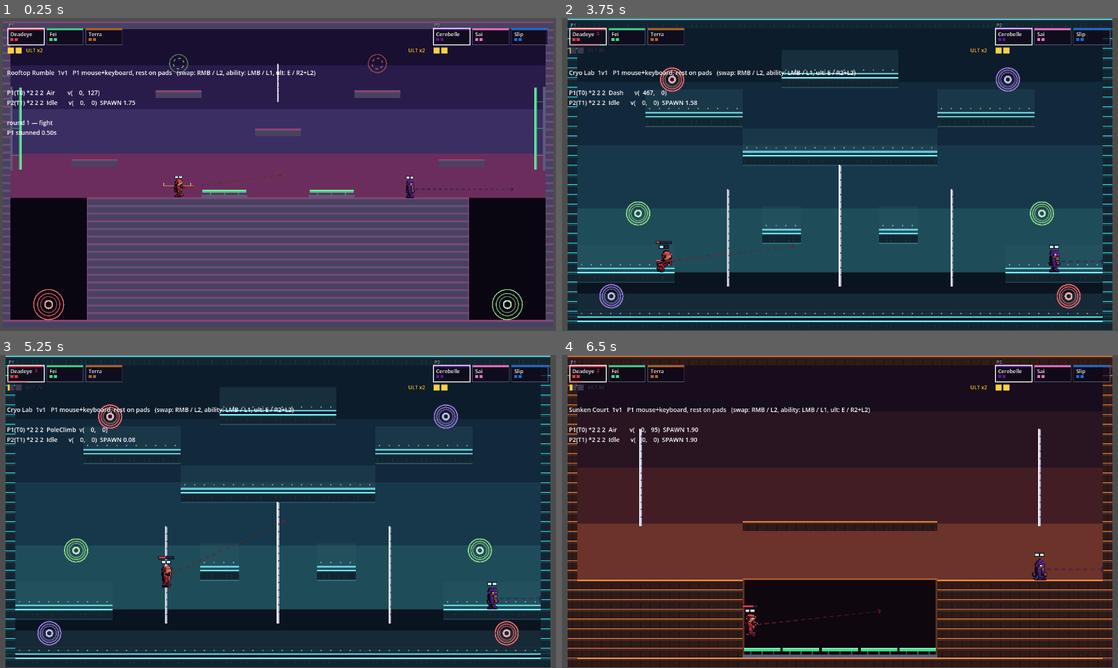
Above: before the commit, frames 1-4 (two rows, left to right).
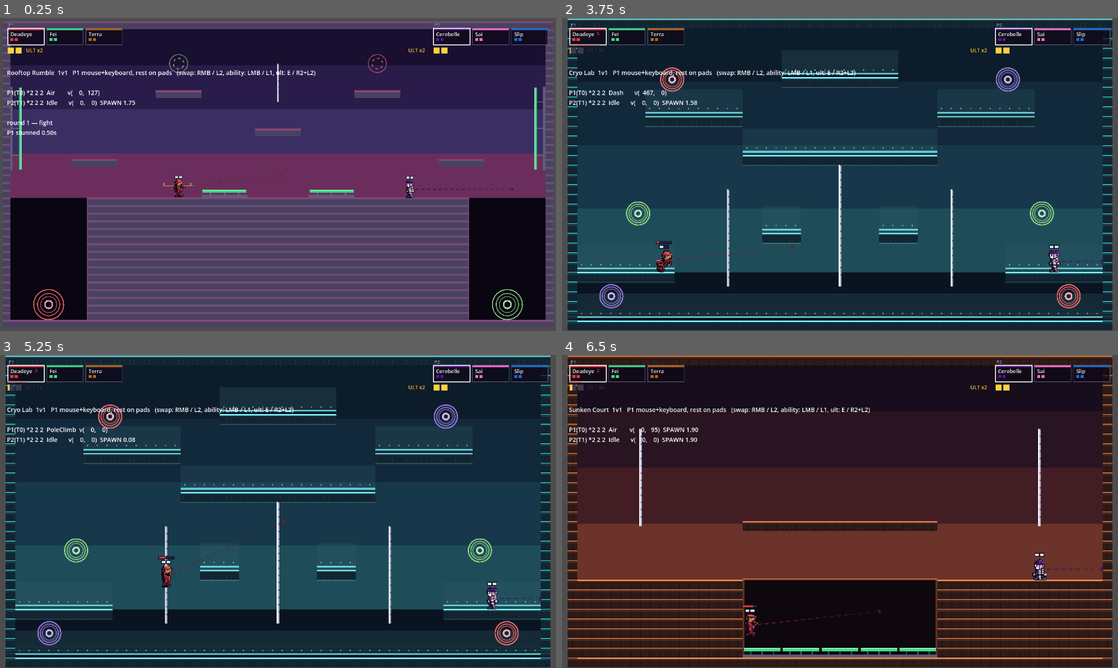
Above: after the commit, the same moments.

Repository: evanli02/stomp-fight-prototype
Game: Godot game, scene res://tests/terrain_harness.tscn
The game is run twice, just before and just after one commit, with the same random seed, the same clock (stepped at 60 frames per second) and the same inputs. This scene is started directly instead of the project's main scene.
Inputs (mouse positions are in pixels of both pictures, inside the frame that each line leads up to):
- Up to frame 1 (0.25 s): no input
- Up to frame 2 (3.75 s): tap Enter at 0.5 s; move the mouse to (962, 158) at 0.52 s; hold Right 0.53-1.25 s; tap Keypad Enter at 0.6 s; click (962, 158) at 0.67 s; tap Space (p0_jump) at 0.77 s; drag from (728, 190) to (973, 183) at 1.27 s; move the mouse to (895, 105) at 2.02 s; hold Left 2.03-2.75 s; tap E at 2.1 s; drag from (812, 237) to (756, 146) at 2.77 s; move the mouse to (1006, 221) at 3.52 s; hold Right from 3.53 s (still down); tap Shift at 3.6 s
- Up to frame 3 (5.25 s): tap Space (p0_jump) at 3.77 s; release Right at 4.25 s; drag from (111, 464) to (166, 577) at 4.27 s; move the mouse to (305, 511) at 5.02 s; hold Right from 5.03 s (still down); tap Keypad Enter at 5.1 s; click (305, 511) at 5.17 s
- Up to frame 4 (6.5 s): release Right at 5.75 s; drag from (756, 433) to (1056, 589) at 5.77 s

The runs differ from the first frame. In frame 1, less than 0.1% of the frame differs, in the area x 32-75%, y 52-58%; in frame 2, less than 0.1%, in the area x 18-90%, y 74-82%; in frame 3, less than 0.1%; in frame 4, less than 0.1%.

Commit message:
fix: sleepers bounce on springs; voodoo's windows are exclusive; art pass
Sleep + springs: the Sleeping state pinned velocity.y on the floor the way
Idle and Run do, so a launch applied to a grounded sleeper was erased before
it moved anyone - the CLAUDE.md grounded-launch trap arriving through the
sleep redirect. A sleeper in Sunken Court's spring pit just stood on the
springs. Only a resting or falling body is pinned now; a launched one keeps
its rise and arcs, still asleep.

Voodoo: ability 10s -> 8s and a little slower (1.5 -> 1.32 run). The two
windows are now exclusive - the ability is refused while Phantom runs, and
casting Phantom over a live ignition extinguishes it (buffs revoked, aura
freed) and puts it back on a full cooldown. The ultimate's aura is the
INVERSE of his accent, so it is green and matches the negative skin he wears;
the ability keeps the purple, and colour alone now says which is running.

Art: two eyes on every hero, in five per-hero styles (sharp squint, almond
with lashes, wide, calm half-lid, masked glow) - a single eye read as a pure
profile and made every face identical. Deadeye's augment takes the near eye
only so it reads as an implant; Sai's visor gains slits; Vesper's mask lights
both. New accent_tint knob keeps an accent out of the suit ramp: Vesper is
now genuinely BLACK with pink as trim and eye-glow rather than washed pink.
Cerebelle is white-plated with a dark violet accent and long hair (slimmer
build + silhouette do the work a 3px face cannot). Terra to a true dark
brown, Kid to a brighter orange, Voodoo brighter purple, Fei paler skin,
Saint warmed to cream so he and Cerebelle do not read as one white hero.

Co-Authored-By: Claude Fable 5 <noreply@anthropic.com>

Diff:
--- a/src/heroes/abilities/voodoo_phantom.gd
+++ b/src/heroes/abilities/voodoo_phantom.gd
@@ -28,6 +28,13 @@
 const PHANTOM_FRAMES: String = "res://src/heroes/resources/frames/voodoo_phantom_frames.tres"
 
 func _execute(_aim: Vector2) -> void:
+	# Phantom supersedes Soul Ignition rather than stacking with it: an active
+	# ignition is put out on the spot and sent back to a full cooldown, so the
+	# two windows can never overlap and there is only ever one aura on him.
+	var basic := player.equipped_ability()
+	if basic is VoodooSoulIgnition:
+		(basic as VoodooSoulIgnition).extinguish()
+
 	player.grant_speed_buff(speed_mult, duration)
 	player.grant_dash_buff(dash_mult, duration)
 	player.begin_phasing(duration)
@@ -37,7 +44,14 @@
 	player.spawn_effect(aura)
 	# Intensity 2 is what makes the ultimate read angrier than the ability —
 	# same aura, more of it, taller and denser.
-	aura.attach(player, duration, &"surge", _accent(), 2.0)
+	aura.attach(player, duration, &"surge", _phantom_accent(), 2.0)
 
 func _accent() -> Color:
 	return player.hero.accent_color if player.hero != null else Color(0.75, 0.37, 1.0)
+
+## The ultimate's aura is the INVERSE of his accent — green, matching the
+## negative skin he is wearing for the window. His ability keeps the ordinary
+## purple, so at a glance the colour alone says which of the two is running.
+func _phantom_accent() -> Color:
+	var base := _accent()
+	return Color(1.0 - base.r, 1.0 - base.g, 1.0 - base.b).lightened(0.3)
--- a/src/heroes/abilities/voodoo_soul_ignition.gd
+++ b/src/heroes/abilities/voodoo_soul_ignition.gd
@@ -12,15 +12,14 @@
 ## resets their 3 s slow. Both fall out of max-refresh, which is the same rule
 ## stuns use.
 
-## The window. Doubled from the first cut (owner pass 2026-07-28), and the
-## cooldown doubled with it — a long, committed transformation rather than a
+## The window, on a long cooldown — a committed transformation rather than a
 ## frequent sip.
-@export var duration: float = 10.0
-## Run-speed-cap multiplier while ignited. Significantly stronger than the
-## first cut: ignited Voodoo should visibly outrun everyone.
-@export var speed_mult: float = 1.5
+@export var duration: float = 8.0
+## Run-speed-cap multiplier while ignited. Strong, but the ultimate has to have
+## somewhere left to go, so the ability sits below it.
+@export var speed_mult: float = 1.32
 ## Movement-impulse multiplier while ignited.
-@export var impulse_mult: float = 1.35
+@export var impulse_mult: float = 1.3
 ## The touch: knockback magnitude, away from Voodoo's centre.
 @export var contact_knockback: float = 420.0
 ## The touch: slow and impair on the enemy. Both, with one tag — the spec asks
@@ -30,14 +29,36 @@
 @export var contact_impair_mult: float = 0.6
 @export var contact_slow_time: float = 3.0
 
+## The aura this cast is wearing, so the ultimate can put it out (see
+## extinguish). Held rather than left to its own timer: the two windows must
+## never be on screen together, or the purple and green rings overlap and
+## neither says anything.
+var _aura: HeroAura = null
+
+## Refused while Phantom is running. The ultimate IS this ability turned up —
+## letting both run would stack two speed buffs into a number nothing catches,
+## and would put two auras on one body.
+func _can_fire() -> bool:
+	return player.phasing_remaining <= 0.0
+
 func _execute(_aim: Vector2) -> void:
 	player.grant_speed_buff(speed_mult, duration)
 	player.grant_impulse_buff(impulse_mult, duration)
 	player.begin_contact_debuff(contact_knockback, contact_slow_mult,
 		contact_impair_mult, contact_slow_time, duration, &"ignite")
-	var aura := HeroAura.new()
-	player.spawn_effect(aura)
-	aura.attach(player, duration, &"surge", _accent(), 1.0)
+	_aura = HeroAura.new()
+	player.spawn_effect(_aura)
+	_aura.attach(player, duration, &"surge", _accent(), 1.0)
+
+## Put the ignition out mid-window. Called by Phantom, which supersedes it: the
+## buffs go, the aura goes, and the ability is put back on a full cooldown so
+## superseding it costs the cast rather than banking it.
+func extinguish() -> void:
+	if _aura != null and is_instance_valid(_aura):
+		_aura.queue_free()
+	_aura = null
+	player.clear_movement_buffs()
+	_start_cooldown()
 
 func _accent() -> Color:
 	return player.hero.accent_color if player.hero != null else Color(0.75, 0.37, 1.0)
--- a/src/heroes/resources/voodoo.tres
+++ b/src/heroes/resources/voodoo.tres
@@ -8,10 +8,10 @@
 [resource]
 script = ExtResource("1")
 hero_name = "Voodoo"
-accent_color = Color(0.74902, 0.372549, 1, 1)
+accent_color = Color(0.792157, 0.360784, 1, 1)
 ability_cooldown = 18.0
-ability_text = "Soul Ignition: ignite for a long window - much faster run, bigger jump, dash and slide jump. Touching an enemy knocks them back and slows their whole kit for 3s."
-ultimate_text = "Phantom: ignite completely - fastest run and dash in the game (jump untouched) - and become a ghost who passes through bodies, stunning enemies passed through for 2s. A head is still a head: falling through one is a stomp."
+ability_text = "Soul Ignition: ignite for 8s - faster run, bigger jump, dash and slide jump, purple flames. Touching an enemy knocks them back and slows their whole kit for 3s."
+ultimate_text = "Phantom: ignite completely in green - fastest run and dash in the game (jump untouched) - and become a ghost who passes through bodies, stunning enemies passed through for 2s. Ends Soul Ignition and locks it out. A head is still a head: falling through one is a stomp."
 sprite_frames = ExtResource("2")
 ability_scene = ExtResource("3")
 ultimate_scene = ExtResource("4")
--- a/src/player/player.gd
+++ b/src/player/player.gd
@@ -268,6 +268,19 @@
 	impulse_buff_mult = maxf(impulse_buff_mult, mult)
 	impulse_buff_remaining = maxf(impulse_buff_remaining, dur)
 
+## Drop every movement buff window at once. Used when one window supersedes
+## another (Voodoo's ultimate replacing his ability) — this takes back something
+## the player was GIVEN, so it is deliberately not part of clear_all_debuffs,
+## which only undoes what was done TO them.
+func clear_movement_buffs() -> void:
+	speed_buff_mult = 1.0
+	speed_buff_remaining = 0.0
+	impulse_buff_mult = 1.0
+	impulse_buff_remaining = 0.0
+	dash_buff_mult = 1.0
+	dash_buff_remaining = 0.0
+	_end_contact_window()
+
 func grant_dash_buff(mult: float, dur: float) -> void:
 	## Lengthens dashes only; jumps and wall jumps are untouched. Same refresh
 	## rule as every buff: strongest and longest, never additive.
--- a/src/player/states/sleeping.gd
+++ b/src/player/states/sleeping.gd
@@ -21,7 +21,15 @@
 	player.momentum_charge = 0.0
 
 func physics_update(delta: float) -> void:
-	if player.is_on_floor():
+	# A launch survives the sleep. Springs, Mason's block and Siku's pillar all
+	# set an upward velocity and then ask for Air — and while asleep that
+	# request is redirected back here (Player.request_state), so this state
+	# inherits the grounded-launch trap from CLAUDE.md's checklist: pinning
+	# velocity.y on the floor the way Idle and Run do would erase the launch
+	# before it ever moved anyone, and a sleeper in Sunken Court's spring pit
+	# would just stand on the springs. Only a body that is resting or already
+	# falling gets pinned; a launched one keeps its rise and arcs under gravity.
+	if player.is_on_floor() and player.velocity.y >= 0.0:
 		player.velocity.y = 0.0
 	else:
 		player.velocity.y = minf(
--- a/tests/match_harness.gd
+++ b/tests/match_harness.gd
@@ -637,12 +637,22 @@
 	# Terrain launches must not be a free wake-up: a spring's launch asks for
 	# Air, and while asleep that request is redirected back to Sleeping — the
 	# velocity still applies, so a slept body still gets thrown, just asleep.
-	_p2.set_velocity_override(Vector2(0.0, -400.0))
+	# The launch is applied while GROUNDED, which is the whole trap: a state
+	# that pins velocity.y on the floor eats it before it moves anyone, and a
+	# sleeper in Sunken Court's spring pit just stood on the springs.
+	_p2.global_position = Vector2(820, 344)
+	await step(8)
+	var launched_from := _p2.global_position.y
+	check("the sleeper is grounded before the launch", _p2.is_on_floor())
+	_p2.set_velocity_override(Vector2(0.0, -600.0))
 	_p2.request_state(&"Air")
-	await step(2)
+	await step(6)
 	check("a spring-style launch does not break the sleep",
 		_p2.state_machine.state_name() == &"Sleeping" and _p2.sleep_remaining > 0.0,
 		"state=%s" % _p2.state_machine.state_name())
+	check("...and the sleeper is actually thrown by it",
+		_p2.global_position.y < launched_from - 40.0,
+		"y %.1f -> %.1f" % [launched_from, _p2.global_position.y])
 
 	# What DOES end a sleep early (owner ruling 2026-07-28): a stun, or any
 	# fresh debuff. Sleep is a setup, and collecting on it finishes it.
@@ -772,6 +782,10 @@
 	check("phantom buffs the dash but not the jump",
 		_p1.dash_buff_mult > 1.0 and is_equal_approx(_p1.launch_mult(), 1.0),
 		"dash=%.2f launch=%.2f" % [_p1.dash_buff_mult, _p1.launch_mult()])
+	# The two windows are exclusive: the ultimate IS the ability turned up, and
+	# running both would stack two speed buffs and put two auras on one body.
+	check("the ability is locked out while phantom runs", not _p1.try_ability(),
+		"phasing=%.2f" % _p1.phasing_remaining)
 	check("phasing is symmetric",
 		_p1.get_collision_exceptions().has(_p2)
 		and _p2.get_collision_exceptions().has(_p1),
@@ -785,7 +799,32 @@
 		and not _p2.get_collision_exceptions().has(_p1))
 	check("ending the phase restores the normal skin",
 		_p1.sprite.sprite_frames == _p1.hero.sprite_frames)
-	_p1.respawn_at(Vector2(400, 344))
+
+	# Casting the ultimate over a live ignition puts the ignition out and sends
+	# it back to a full cooldown rather than banking it.
+	MatchState.reset_round()
+	_p1.clear_movement_buffs()
+	await step(2)
+	check("soul ignition fires again once phasing ended", _p1.try_ability())
+	await step(2)
+	check("the ignition is running", _p1.speed_buff_mult > 1.0,
+		"speed=%.2f" % _p1.speed_buff_mult)
+	check("phantom fires over it", _p1.try_ultimate())
+	await step(2)
+	# The ignition's jump buff is the clean witness that it was revoked rather
+	# than left running: Phantom never grants an impulse buff (run and dash
+	# only), so a launch multiplier back at 1.0 can only mean the ability's was
+	# taken away. Its contact window cannot be used for this — the ultimate
+	# opens one of its own, for the pass-through stun.
+	check("casting phantom revokes the ignition's buffs",
+		is_equal_approx(_p1.launch_mult(), 1.0),
+		"launch=%.2f" % _p1.launch_mult())
+	check("the superseded ability is left on cooldown",
+		not MatchState.is_ability_ready(0, &"voodoo"),
+		"cd=%.2f" % MatchState.cooldown_remaining(0, &"voodoo"))
+	_p1.end_phasing()
+	_p1.clear_movement_buffs()
+	_p1.respawn_at(Vector2(360, 344))
 	_p2.clear_all_debuffs()
 	await step(2)
 
Binary file changed: assets/characters/cerebelle/cast.png
Binary file changed: assets/characters/cerebelle/crouch.png
Binary file changed: assets/characters/cerebelle/dash.png
Binary file changed: assets/characters/cerebelle/fall.png
Binary file changed: assets/characters/cerebelle/idle.png
Binary file changed: assets/characters/cerebelle/land.png
Binary file changed: assets/characters/cerebelle/pole_climb.png
Binary file changed: assets/characters/cerebelle/pop.png
Binary file changed: assets/characters/cerebelle/rise.png
Binary file changed: assets/characters/cerebelle/run.png
Binary file changed: assets/characters/cerebelle/skid.png
Binary file changed: assets/characters/cerebelle/slide.png
(and 197 more such lines)
